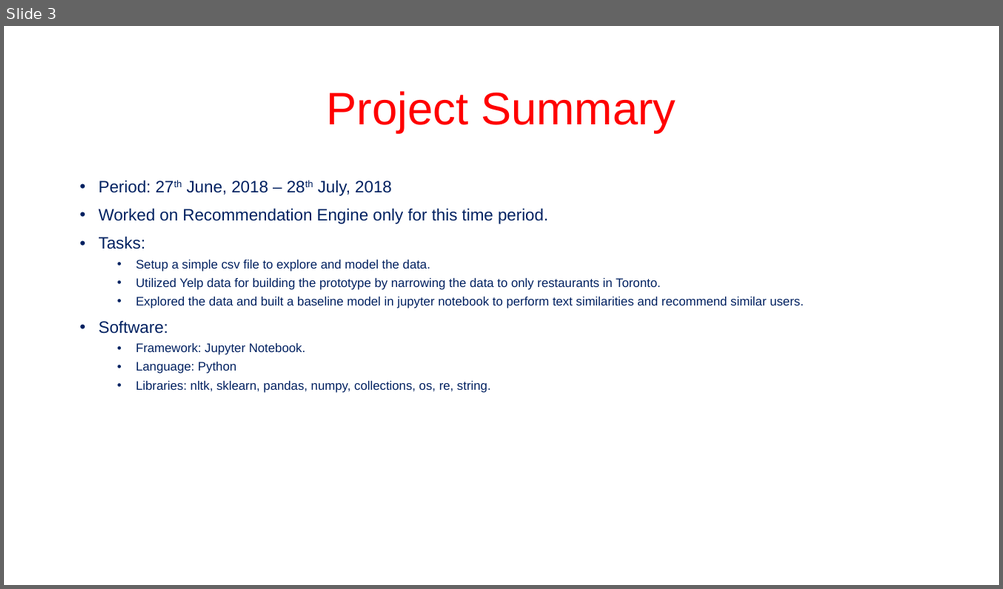
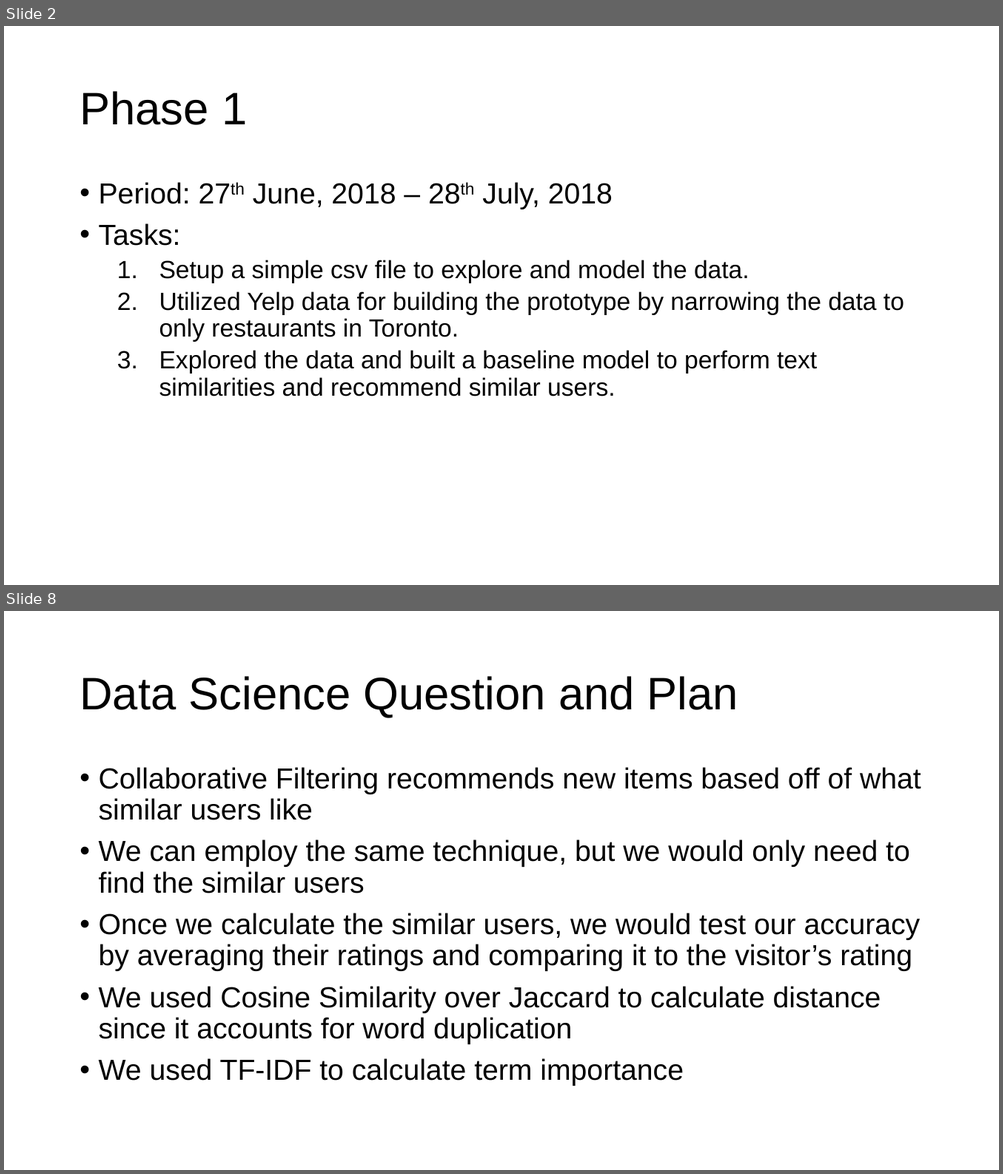
Before and after one commit to methoddatascience/Libra, a slide deck: reviewly/reviewly_libra.pptx. Shown one above the other, each under a label of ours: slide 3 before the commit, slides 2 and 8 after it; the slides between them are not shown. The pictures are 1003x589 and 1003x1174 pixels, drawn with LibreOffice and Linux fonts; fonts in the diff are those of the drawing; background and template pictures are left out. Boxes give left, top, right and bottom in pixels: in the first picture for what was removed or moved away, otherwise in the second. Text is boxed around its words. In the diff, an @@ line names an element or a change of style, - is before the commit and + after.

```diff
--- a/reviewly/reviewly_libra.pptx
+++ b/reviewly/reviewly_libra.pptx
@@ slide 8 added at box(4, 611, 999, 1170), background #FFFFFF @@
@@ title added at box(79, 676, 738, 718), 44 pt, text #000000 @@
+Data Science Question and Plan
@@ text added at box(99, 767, 921, 1086), 28 pt, text #000000 @@
+• Collaborative Filtering recommends new items based off of what similar users like
+• We can employ the same technique, but we would only need to find the similar users
+• Once we calculate the similar users, we would test our accuracy by averaging their ratings and comparing it to the visitor’s rating
+• We used Cosine Similarity over Jaccard to calculate distance since it accounts for word duplication
+• We used TF-IDF to calculate term importance
@@ what was slide 3 is now slide 2 @@
@@ slide 2 changed as well @@
@@ title at box(79, 91, 247, 125): text changed; text colour #FF0000 to #000000 @@
-Project Summary
+Phase 1
@@ text at box(99, 182, 904, 342): size 16 to 28 pt in "Period: 27th June, 2018 – 28th July, ...", "Tasks:"; text colour #002060 to #000000 in "Period: 27th June, 2018 – 28th July, ...", "Tasks:", "Setup a simple csv file to explore ...", "Utilized Yelp data for building the prototype ..."; size 12 to 24 pt in "Setup a simple csv file to explore ...", "Utilized Yelp data for building the prototype ..."; bullet • to 1. @@
@@ text at box(99, 208, 548, 224): paragraph removed @@
-• Worked on Recommendation Engine only for this time period.
@@ text at box(159, 350, 817, 397): text changed; size 12 to 24 pt; text colour #002060 to #000000 @@
-  • Explored the data and built a baseline model in jupyter notebook to perform text similarities and recommend similar users.
-• Software:
-  • Framework: Jupyter Notebook.
-  • Language: Python
-  • Libraries: nltk, sklearn, pandas, numpy, collections, os, re, string.
+  3. Explored the data and built a baseline model to perform text similarities and recommend similar users.
```
Also in this commit, not shown: 7 other slides changed, 8 other slides added, 1 slide removed.
